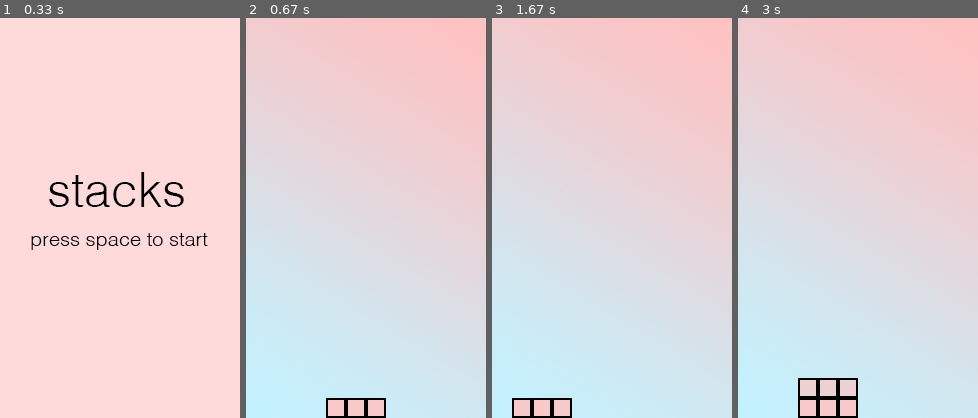
Above: before the commit, frames 1-4 (left to right).
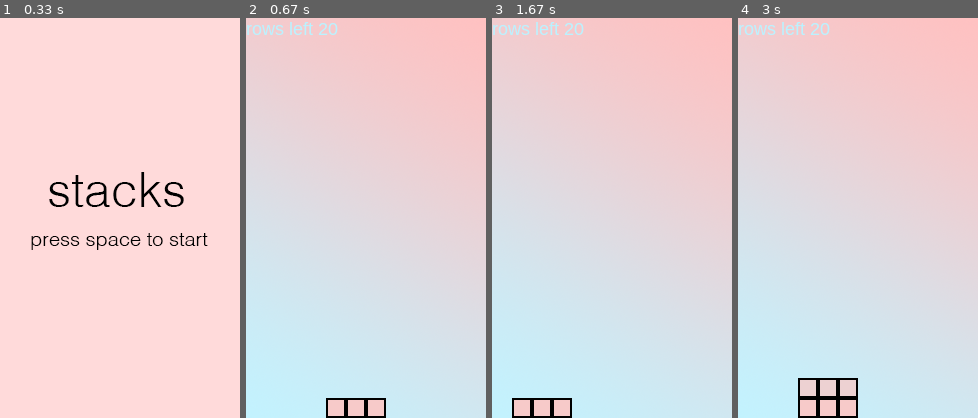
Above: after the commit, the same moments.

Repository: lshirase/pygame
Game: pygame game, started from main.py
Two runs of this game, one before a commit and one after it. Both use one fixed random seed, a clock stepped at 60 frames per second and the inputs below.
Inputs:
- Up to frame 1 (0.33 s): no input
- Up to frame 2 (0.67 s): tap Space at 0.33 s
- Up to frame 3 (1.67 s): tap Space at 0.67, 1.07, 1.37, 1.57 s
- Up to frame 4 (3 s): tap Space at 1.9, 2.2, 2.4, 2.7, 2.97 s

Frame 1 is identical in both runs. In frame 2, 0.4% of the frame differs, in the area x 0-38%, y 1-5%; in frame 3, 0.4%; in frame 4, 0.4%.

Commit message:
made a rows left

Diff:
--- a/main.py
+++ b/main.py
@@ -36,6 +36,16 @@
 
 images = ( pygame.image.load(os.path.join('backgrounds', 'first.png')), pygame.image.load(os.path.join('backgrounds', 'main.png')), pygame.image.load(os.path.join('backgrounds', 'lose.png')), pygame.image.load(os.path.join('backgrounds', 'youwon.png')))
 
+class Scoreboard(pygame.sprite.Sprite):
+	def __init__(self):
+		pygame.sprite.Sprite.__init__(self)
+		self.rows = 20
+		self.font = pygame.font.SysFont("Helvetica", 18)
+
+	def update(self):
+		self.text = "rows left %d" % (self.rows)
+		self.image = self.font.render(self.text, 1, (185,242,255))
+		self.rect = self.image.get_rect()
 
 
 class Game(object):
@@ -55,6 +65,8 @@
 		self.play = True
 		self.game_status= INTRO
 
+
+
 	def main(self):
 
 		pygame.init()
@@ -63,20 +75,30 @@
 		pygame.mixer.music.load(os.path.join('sounds', 'soundtrack.ogg'))
 		pygame.mixer.music.play(-1)
 
-
 		self.reset_game()
-
+		scoreboard = Scoreboard()
+		scoreSprite = pygame.sprite.Group(scoreboard)
 
 		while(self.play):
+
+
 
 			self.movement()
 			self.update_board_info()
-			self.update_screen(self.screen)
+			self.update_screen(self.screen,scoreSprite)
+			scoreSprite.update()
+			scoreSprite.draw(self.screen)
+
+
+
 
 			for event in pygame.event.get():
 				if event.type == KEYDOWN:
 					if event.key == K_SPACE:
-						self.key_hit()
+						self.key_hit(scoreboard, scoreSprite)
+						pygame.display.flip()
+
+
 					##bug checking, makes it easier to check win state
 					if event.key == K_RETURN:
 						self.x_position -= 1
@@ -89,6 +111,11 @@
 
 
 
+
+
+
+
+
 	def movement(self):
 
 		if self.game_status== PLAYING:
@@ -106,6 +133,7 @@
 		self.clear_row(self.y_position)
 		self.fill_current_row()
 
+
 	def clear_row(self,y):
 		for x in range(BOARD_WIDTH):
 			self.board[x][y] = 0
@@ -115,7 +143,7 @@
 		for x in range(self.x_position, self.x_position + self.block_width):
 			self.board[x][self.y_position] = 1
 
-	def update_screen(self,screen):
+	def update_screen(self,screen,scoreSprite):
 
 
 		self.screen.blit(images[self.game_status], (0,0,SCREEN_WIDTH,SCREEN_HEIGHT), (0,0,SCREEN_WIDTH,SCREEN_HEIGHT))
@@ -124,7 +152,14 @@
 			if self.y_position < SCREEN_HEIGHT - 3:
 				self.screen.blit(images[self.game_status], (0,0,SCREEN_WIDTH,SCREEN_HEIGHT - 15), (0,0,SCREEN_WIDTH,SCREEN_HEIGHT - 15))
 
+			scoreSprite.draw(self.screen)
 			self.draw_board(self.screen)
+
+
+
+
+
+
 
 
 		elif self.game_status== INTRO:
@@ -141,6 +176,10 @@
 			for y in range(BOARD_HEIGHT):
 				if self.board[x][y] == 1:
 					self.draw_tile(self.screen, x, y)
+
+
+
+
 
 
 
@@ -207,7 +246,7 @@
 		self.block_width = 3
 
 
-	def key_hit(self):
+	def key_hit(self,scoreboard, scoreSprite):
 
 		goodsound = pygame.mixer.Sound(os.path.join('sounds', 'good.ogg'))
 		badsound = pygame.mixer.Sound(os.path.join('sounds', 'bad.ogg'))
@@ -226,10 +265,12 @@
 			else:
 				badsound.play()
 			self.y_position -= 1
+			scoreboard.rows -=1
 			self.current_level += 1
 			self.win_lose()
 			if self.game_status== LOSE:
 				losesound.play()
+				scoreboard.rows = WIN_LEVEL
 		elif self.game_status== INTRO:
 			self.game_status= PLAYING
 		elif self.game_status== LOSE:
@@ -240,6 +281,7 @@
 
 
 
+
 	def win_lose(self):
 
 
@@ -264,8 +306,8 @@
 
 
 if __name__ == '__main__':
-    game = Game()
-    game.main()
+     game = Game()
+     game.main()
 
 pygame.quit()
 quit()
